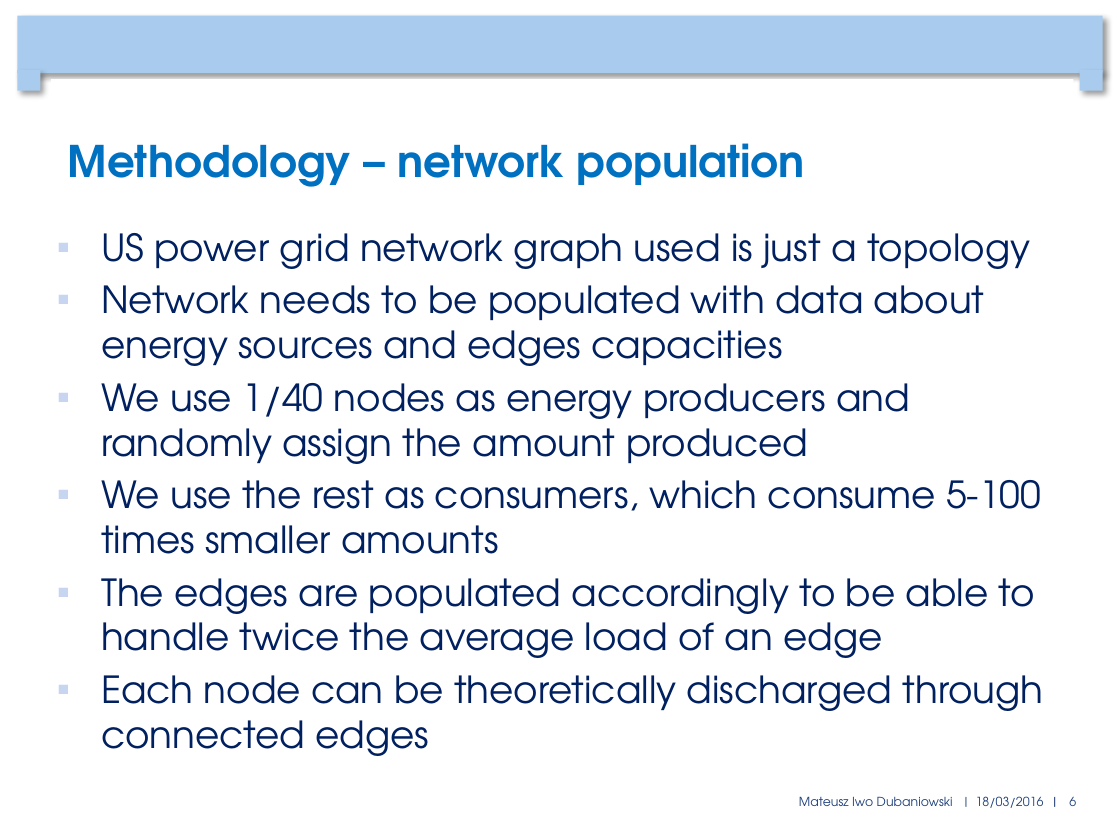
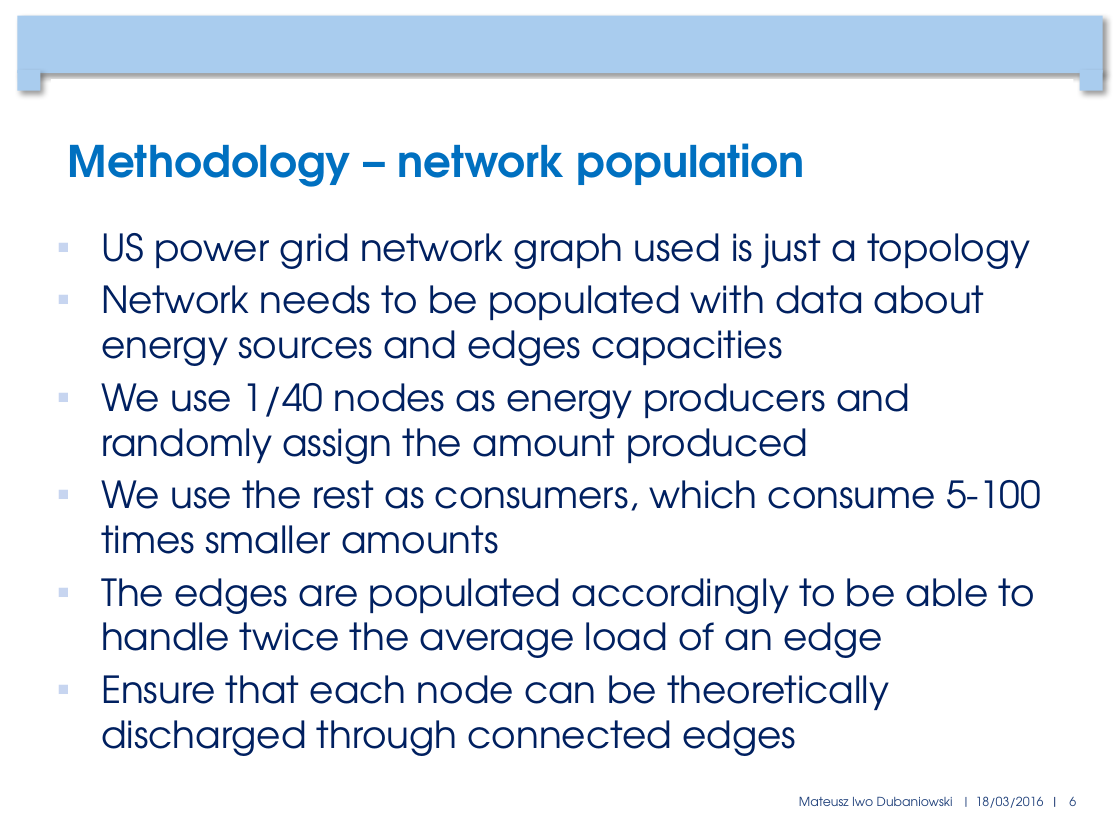
Before and after one commit to mduban/CNProject, a slide deck: slide 6 of FinalPresentation.pptx. Drawn at 1120x840 pixels with LibreOffice and Linux fonts; fonts in the diff are those of the drawing; background and template pictures are left out. Boxes give left, top, right and bottom in pixels: in the first picture for what was removed or moved away, otherwise in the second. Text is boxed around its words. In the diff, an @@ line names an element or a change of style, - is before the commit and + after.

```diff
--- a/FinalPresentation.pptx
+++ b/FinalPresentation.pptx
@@ text at (x1=101, y1=675, x2=889, y2=756): text changed @@
-▪ Each node can be theoretically discharged through connected edges
+▪ Ensure that each node can be theoretically discharged through connected edges
```
Also in this commit, not shown: 6 other slides changed.
